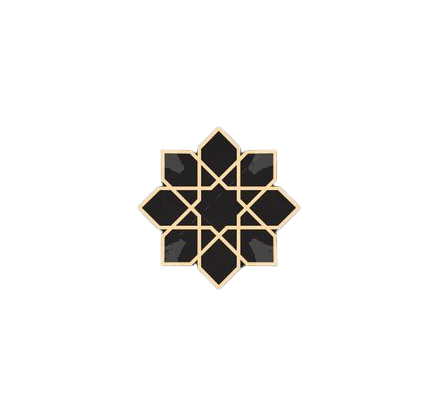
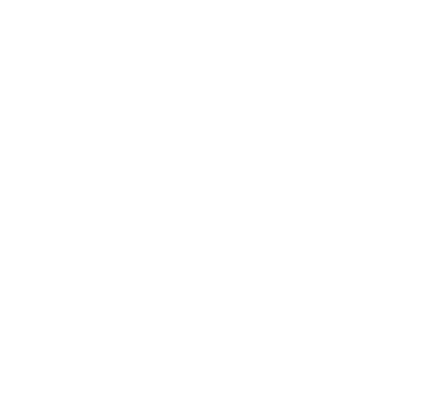
Layers edited between the first and the second 438 × 416 image:
added layer "Layer 13" above "Layer 12" over [left=137, top=125, right=299, bottom=287]
added layer "Layer 12" above "Layer 9" over [left=137, top=125, right=301, bottom=290]
hid "Layer 6" over [left=137, top=125, right=301, bottom=290]
hid "Layer 1" over [left=137, top=125, right=301, bottom=290]